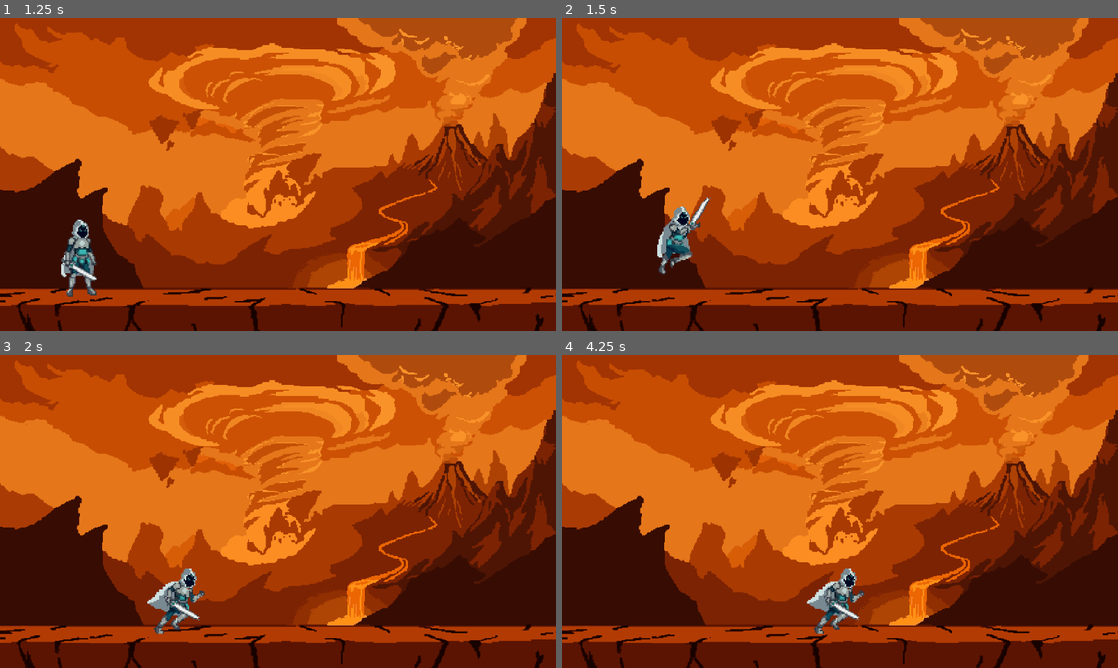
Above: before the commit, frames 1-4 (two rows, left to right).
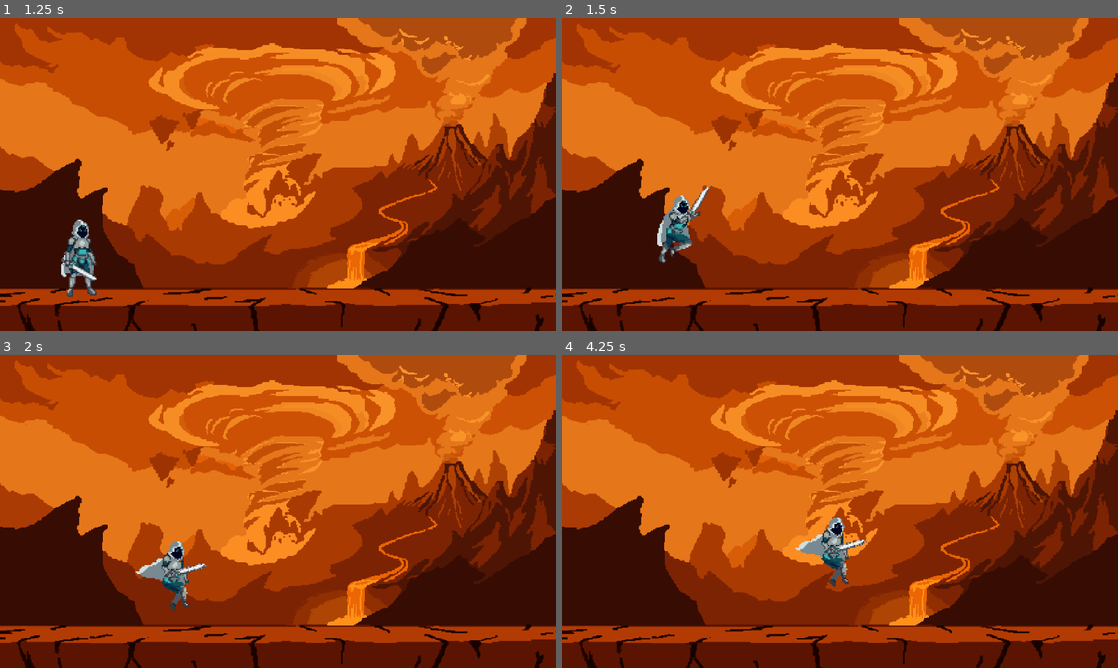
Above: after the commit, the same moments.

Repository: Yagohsl/Mindbound
Game: Godot game, scene res://screens/menu_principal.tscn
The game is run twice, just before and just after one commit, with the same random seed, the same clock (stepped at 60 frames per second) and the same inputs.
Inputs:
- Up to frame 1 (1.25 s): click "JOGAR" at 0.5 s
- Up to frame 2 (1.5 s): tap Enter at 1.25 s; hold Right (move_right) from 1.28 s (still down); tap Space (jump) at 1.35 s
- Up to frame 3 (2 s): keep holding Right (move_right); tap Space (jump) at 1.52, 1.82 s
- Up to frame 4 (4.25 s): tap Space (jump) at 2.1, 2.27, 2.57, 2.85, 3.6, 3.77, 4.07 s; release Right (move_right) at 2.78 s; hold Left (move_left) 2.78-3.53 s; hold Right (move_right) from 3.53 s (still down)

Frame 1 is identical in both runs. In frame 2, 1.2% of the frame differs, in the area x 17-27%, y 53-82%; in frame 3, 1.6%; in frame 4, 1.9%, in the area x 41-55%, y 52-90%.

Commit message:
Add short hop

Diff:
--- a/heroi.gd
+++ b/heroi.gd
@@ -25,7 +25,7 @@
 	if Input.is_action_just_pressed("jump") and is_on_floor():
 		velocity.y = JUMP_VELOCITY
 	# Amortecimento de pulo
-	if Input.is_action_just_pressed("jump") and velocity.y <0:
+	if Input.is_action_just_released("jump") and velocity.y <0:
 		velocity.y *= 0.5
 
 	# Pega a entrada (direta ou esquerda) e lida com a movementacao
